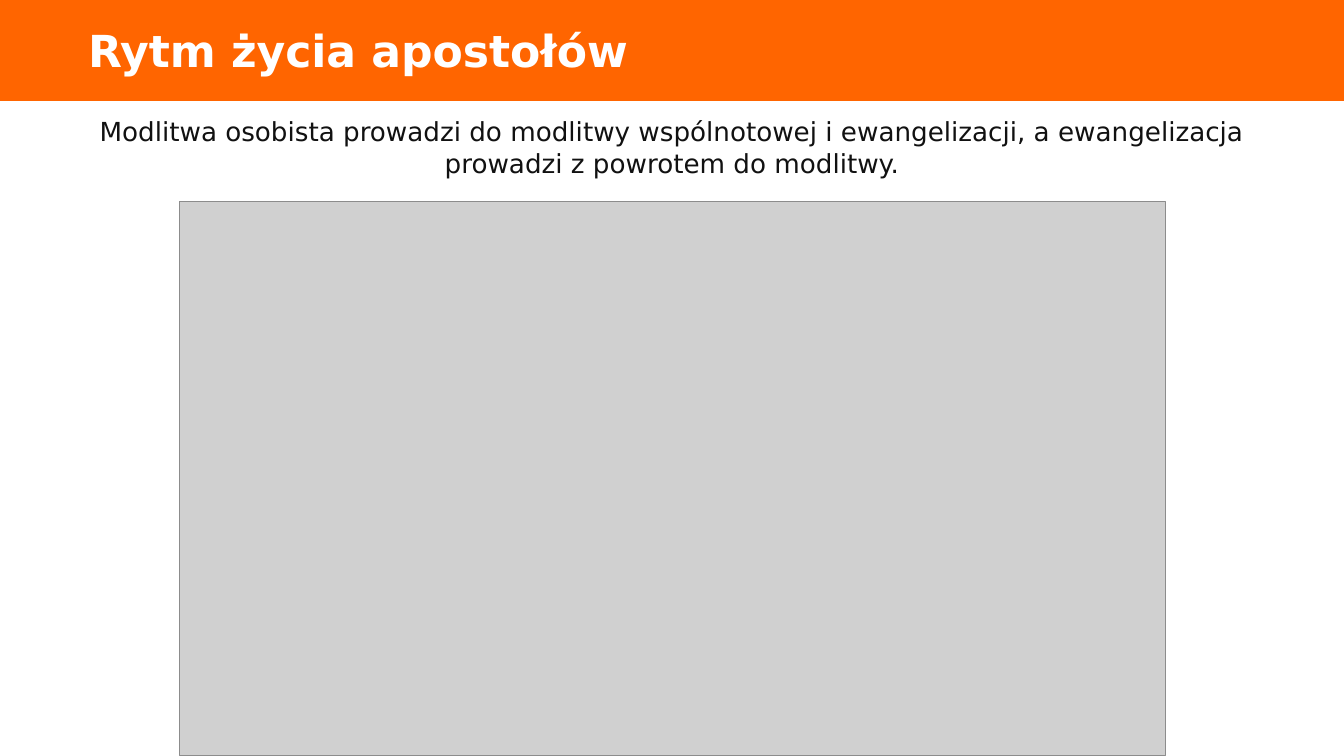
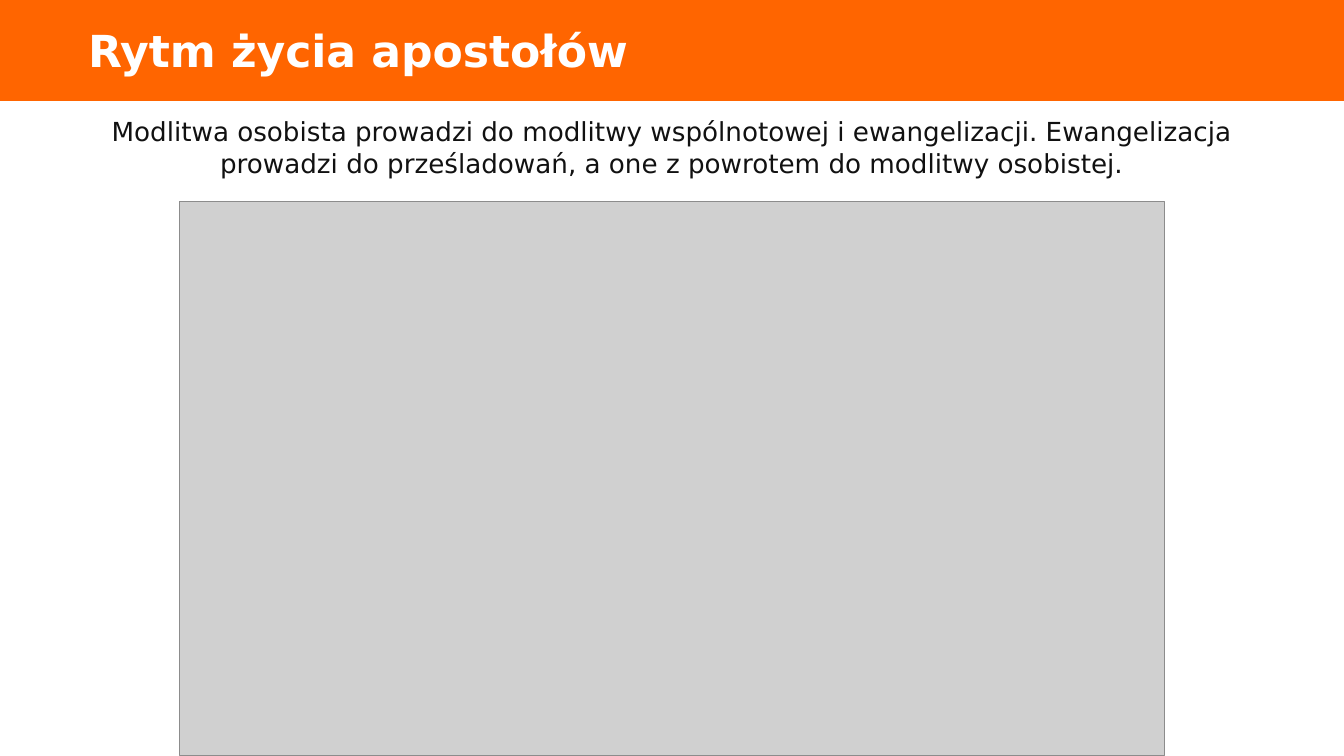
Before and after one commit to folkien/teachings, a slide deck: slide 3 of issue_kurs_kamch_lubecko/1.sekret-piotra-i-jana/t1.sekretpiotrajana.pptx. Drawn at 1344x756 pixels with LibreOffice and Linux fonts; fonts in the diff are those of the drawing; grey boxes stand for pictures. Boxes give left, top, right and bottom in pixels: in the first picture for what was removed or moved away, otherwise in the second. Text is boxed around its words. In the diff, an @@ line names an element or a change of style, - is before the commit and + after.

```diff
--- a/issue_kurs_kamch_lubecko/1.sekret-piotra-i-jana/t1.sekretpiotrajana.pptx
+++ b/issue_kurs_kamch_lubecko/1.sekret-piotra-i-jana/t1.sekretpiotrajana.pptx
@@ text at <box>112,120,1231,178</box>: text changed @@
-Modlitwa osobista prowadzi do modlitwy wspólnotowej i ewangelizacji, a ewangelizacja prowadzi z powrotem do modlitwy.
+Modlitwa osobista prowadzi do modlitwy wspólnotowej i ewangelizacji. Ewangelizacja prowadzi do prześladowań, a one z powrotem do modlitwy osobistej.
```
Also in this commit, not shown: 13 other files.
